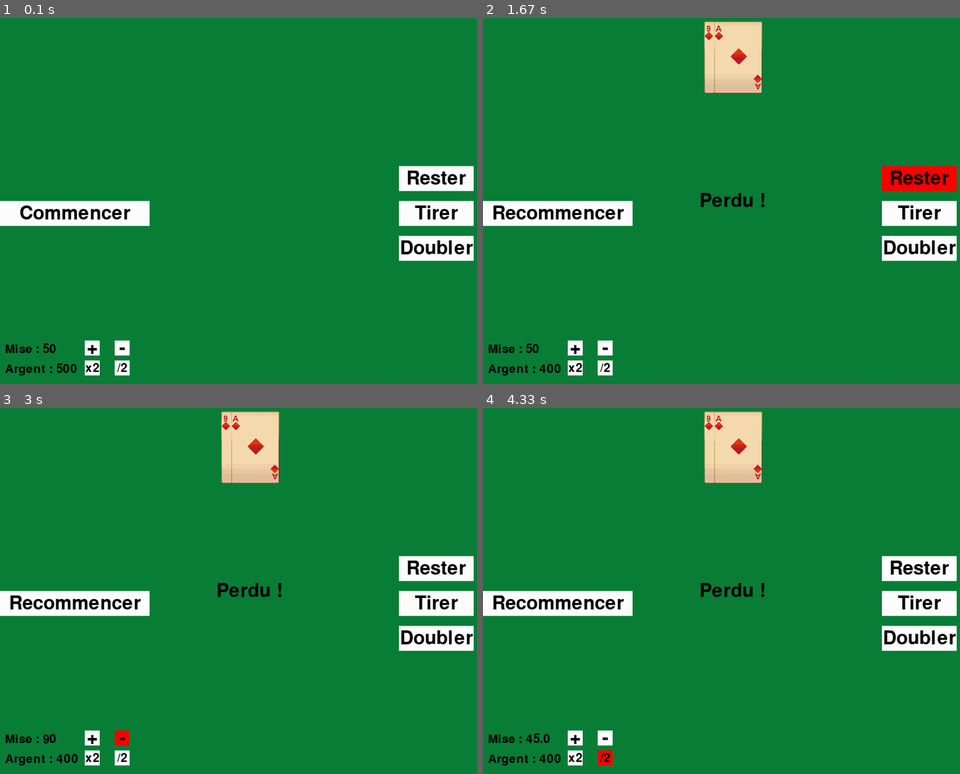
Above: before the commit, frames 1-4 (two rows, left to right).
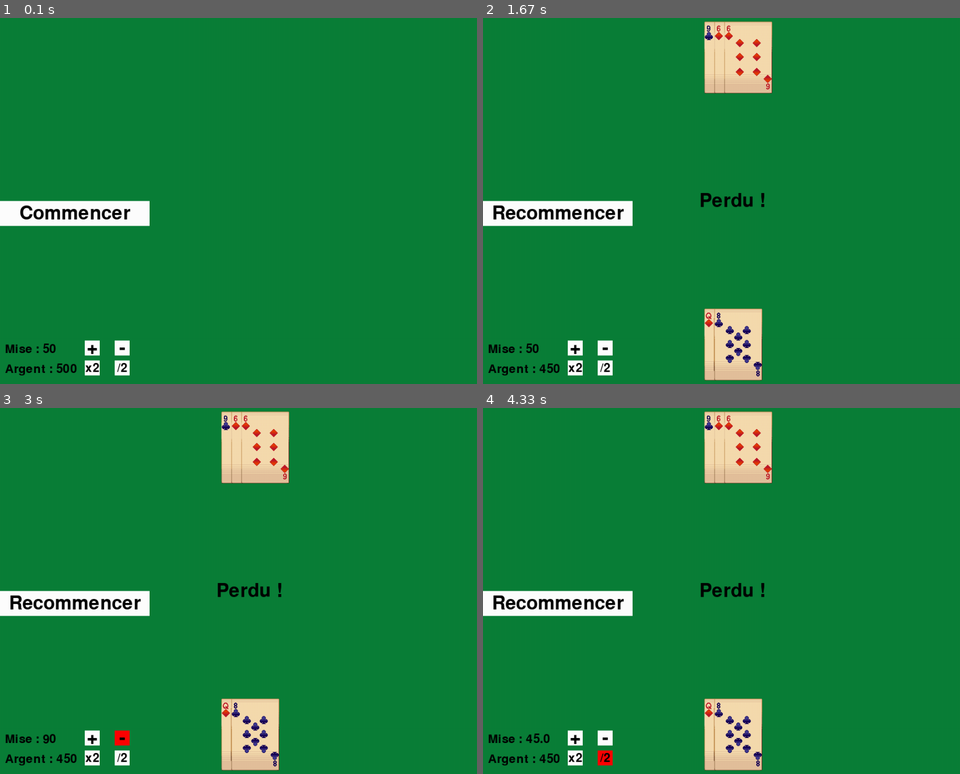
Above: after the commit, the same moments.

Repository: oscorchan/blackJack-Pygame
Game: pygame game, started from main.py
Same seed, same stepped clock (60 frames per second), same inputs: the game is played once before the commit and once after it.
Inputs (mouse positions are in pixels of both pictures, inside the frame that each line leads up to):
- Up to frame 1 (0.1 s): no input
- Up to frame 2 (1.67 s): click "Commencer" at 0.38 s; click "Rester" at 0.72 s; click "Commencer" at 1.05 s; click "Rester" at 1.38 s
- Up to frame 3 (3 s): click "x2" at 1.72 s; click (224, 689) at 2.05 s; click "-" at 2.88 s
- Up to frame 4 (4.33 s): click (864, 558) at 3.22 s; click "/2" at 4.05 s

The runs differ from the first frame. In frame 1, 3.3% of the frame differs, in the area x 83-100%, y 40-67%; in frame 2, 6.5%, in the area x 13-100%, y 0-100%; in frame 3, 6.5%; in frame 4, 6.5%.

Commit message:
Bouton Double amélioré

Diff:
--- a/main.py
+++ b/main.py
@@ -164,6 +164,8 @@
 
 class Game :
     def __init__(self) -> None:
+        self.canDouble = False
+        self.gameStarted = False
         self.player = Player()
         self.dealer = Dealer()
         self.deck = Deck()
@@ -184,6 +186,7 @@
         self.boutonDiviserMise = Bouton(230, HAUTEUR - 55, 30, 30, "/2", BLACK, BLANC, ROUGE)
 
     def reset(self):
+        self.gameStarted = True
         if self.deck.cuttingCardDraw:
             self.deck = Deck()
             self.deck.shuffle()
@@ -208,38 +211,51 @@
         textMiseRect = textSurfaceMise.get_rect(topleft=(10, HAUTEUR - 90))
         self.screen.blit(textSurfaceMise, textMiseRect)
 
+    def perdre(self):
+        self.message = "Perdu !"
+        self.player.money -= self.player.bet
+        self.gameStarted = False
+
+    def gagner(self):
+        self.message = "Gagné !"
+        self.player.money += self.player.bet
+        self.gameStarted = False
+
+    def egalite(self):
+        self.message = "Egalité"
+        self.gameStarted = False
+
     def comparerMains(self):
         self.dealer.retournerCarte(0)
         while self.dealer.hand.calculerTotal() < 17 :
             self.dealer.hit(self.deck)
         if self.player.hand.calculerTotal() > 21 or (self.dealer.hand.calculerTotal() <= 21 and self.player.hand.calculerTotal() < self.dealer.hand.calculerTotal()):
-            self.message = "Perdu !"
-            self.player.money -= self.player.bet
+            self.perdre()
         elif self.dealer.hand.calculerTotal() > 21 or (self.dealer.hand.calculerTotal() < self.player.hand.calculerTotal()):
-            self.message = "Gagné !"
-            self.player.money += self.player.bet
+            self.gagner()
         else:
-            self.message = "Egalité"
-
-    def start(none):
-        def start(self):
-            self.player.hand.addCard(self.deck.deal())
-            self.dealer.hand.addCard(self.deck.deal())
-            self.player.hand.addCard(self.deck.deal())
-            self.dealer.hand.addCard(self.deck.deal())
-
-            if self.player.hand.hasBlackjack() and self.dealer.hand.hasBlackjack():
-                self.message = "Egalité"
-            elif self.player.hand.hasBlackjack():
-                self.message = "BlackJack"
-                self.player.money += self.player.bet * 1.5
-            elif self.dealer.hand.hasBlackjack():
-                self.message = "Perdu"
-                self.player.money -= self.player.bet
-            else:
-                self.dealer.retournerCarte(0)
-
-            return
+            self.egalite()
+
+    def start(self):
+        self.canDouble = True
+        self.gameStarted = True
+        self.player.hand.addCard(self.deck.deal())
+        self.dealer.hand.addCard(self.deck.deal())
+        self.player.hand.addCard(self.deck.deal())
+        self.dealer.hand.addCard(self.deck.deal())
+
+        if self.player.hand.hasBlackjack() and self.dealer.hand.hasBlackjack():
+            self.egalite()
+        elif self.player.hand.hasBlackjack():
+            self.message = "BlackJack"
+            self.player.money += self.player.bet * 1.5
+            self.gameStarted = False
+        elif self.dealer.hand.hasBlackjack():
+            self.perdre()
+        else:
+            self.dealer.retournerCarte(0)
+
+        return
 
     def play(self):
 
@@ -251,6 +267,7 @@
                     running = False
                 if event.type == pygame.MOUSEBUTTONDOWN and event.button == 1:
                     if self.boutonTirer.estClique(pygame.mouse.get_pos()) and not self.player.hand.calculerTotal() >= 21 and not self.message:
+                        self.canDouble = False
                         self.player.hit(self.deck)
                         if self.player.isBusted():
                             self.message = "Bust !"
@@ -264,19 +281,21 @@
                     if self.boutonRester.estClique(pygame.mouse.get_pos()) and not self.player.isBusted() and not self.message :
                         self.comparerMains()
 
-                    if self.boutonDoubler.estClique(pygame.mouse.get_pos()) and not self.player.hand.calculerTotal() >= 21 and not self.message:
+                    if self.boutonDoubler.estClique(pygame.mouse.get_pos()) and not self.player.hand.calculerTotal() >= 21 and not self.message and self.canDouble:
                         self.player.bet *= 2
                         self.player.hit(self.deck)
                         if self.player.isBusted():
                             self.message = "Bust !"
                             self.player.money -= self.player.bet
-                        else: self.comparerMains()
+                        else:
+                            self.comparerMains()
+
+                        self.player.bet /= 2
 
 
                     if self.message and self.boutonRecommencer.estClique(pygame.mouse.get_pos()):
                         self.reset()
-                        self.play()
-                        return
+                        self.start()
 
                     if self.boutonAugmenterMise.estClique(pygame.mouse.get_pos()):
                         self.player.bet += 10
@@ -292,14 +311,22 @@
 
             self.screen.fill(BACKGROUND_COLOR)
             self.dessinerMonaie()
-            self.boutonCecommencer.dessiner(self.screen)
-            self.boutonTirer.dessiner(self.screen)
-            self.boutonRester.dessiner(self.screen)
-            self.boutonDoubler.dessiner(self.screen)
-            self.boutonAugmenterMise.dessiner(self.screen)
-            self.boutonDiminuerMise.dessiner(self.screen)
-            self.boutonDoublerMise.dessinerPetit(self.screen)
-            self.boutonDiviserMise.dessinerPetit(self.screen)
+            if not self.gameStarted :
+                self.boutonCecommencer.dessiner(self.screen)
+
+            if self.gameStarted:
+                self.boutonTirer.dessiner(self.screen)
+                self.boutonRester.dessiner(self.screen)
+
+            if self.gameStarted and self.canDouble:
+                self.boutonDoubler.dessiner(self.screen)
+
+            if not self.gameStarted:
+                self.boutonAugmenterMise.dessiner(self.screen)
+                self.boutonDiminuerMise.dessiner(self.screen)
+                self.boutonDoublerMise.dessinerPetit(self.screen)
+                self.boutonDiviserMise.dessinerPetit(self.screen)
+
             self.player.dessiner(self.screen, HAUTEUR - CARTE_HAUTEUR - 15)
             self.dealer.dessiner(self.screen, 15)
             if self.message:
